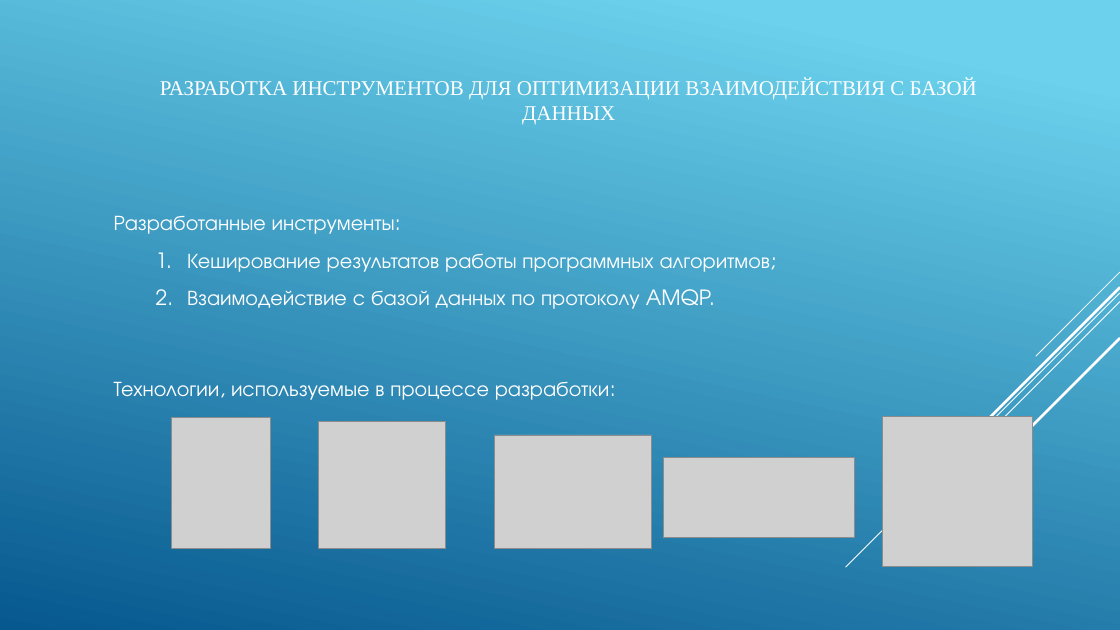
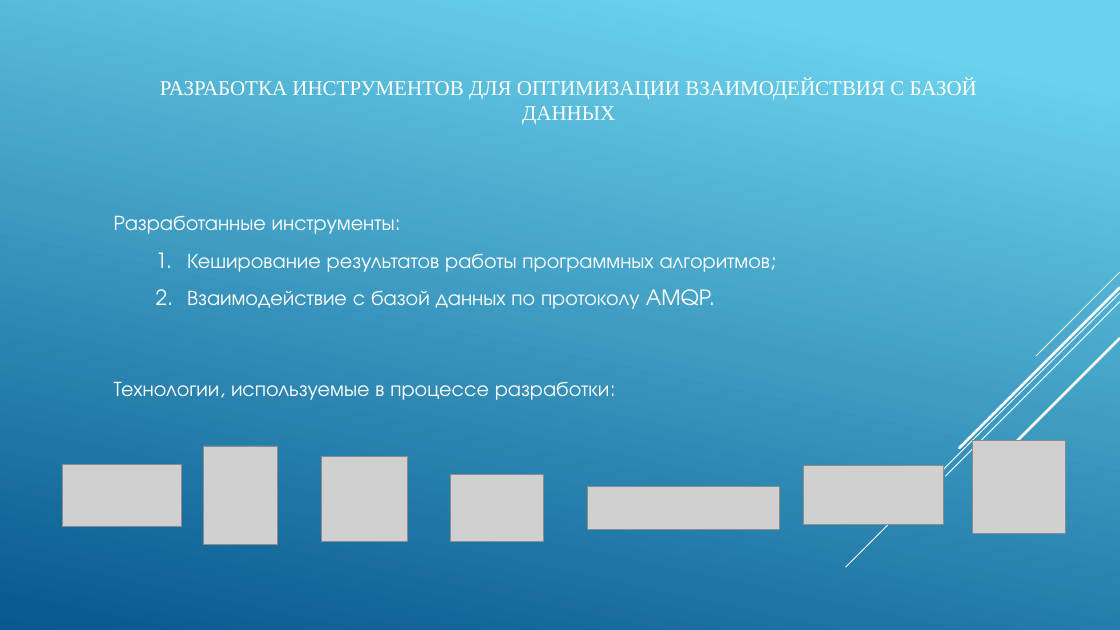
Before and after one commit to IgorTyutyunov/-, a slide deck: slide 9 of ВКР_5.pptx. Drawn at 1120x630 pixels with LibreOffice and Linux fonts; fonts in the diff are those of the drawing; grey boxes stand for pictures. Boxes give left, top, right and bottom in pixels: in the first picture for what was removed or moved away, otherwise in the second. Text is boxed around its words. In the diff, an @@ line names an element or a change of style, - is before the commit and + after.

```diff
--- a/ВКР_5.pptx
+++ b/ВКР_5.pptx
@@ picture: place and size @@
-picture at <box>171,418,271,549</box>
+picture at <box>203,446,278,544</box>
@@ picture: place and size @@
-picture at <box>882,417,1032,566</box>
+picture at <box>973,440,1065,533</box>
@@ picture added at <box>63,465,181,527</box> @@
@@ picture: place and size @@
-picture at <box>319,421,446,548</box>
+picture at <box>322,456,408,542</box>
@@ picture: place and size @@
-picture at <box>495,435,651,549</box>
+picture at <box>451,475,544,542</box>
@@ picture: place and size @@
-picture at <box>664,457,855,538</box>
+picture at <box>803,466,943,525</box>
@@ picture added at <box>587,486,780,529</box> @@
```
Also in this commit, not shown: 2 other slides changed.
